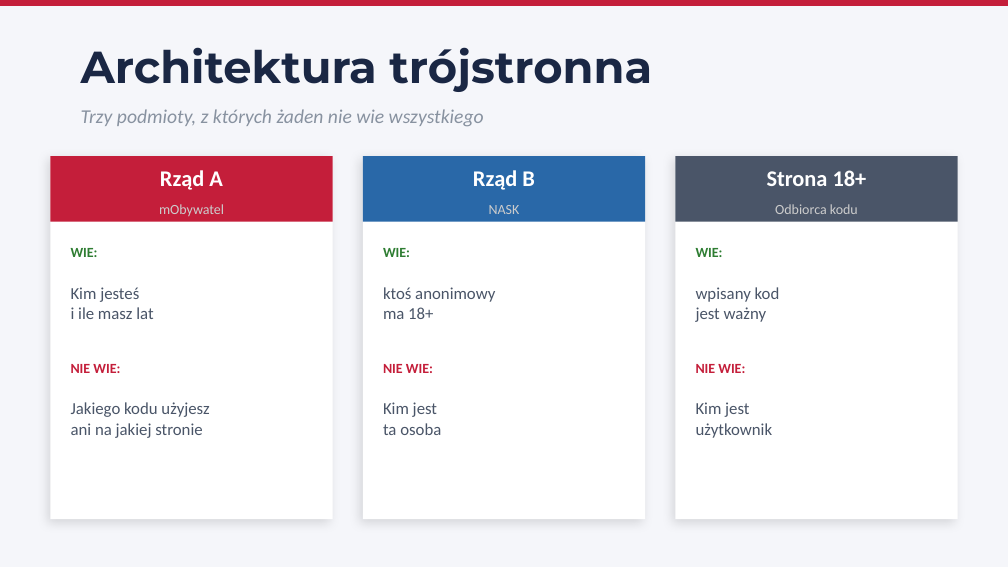
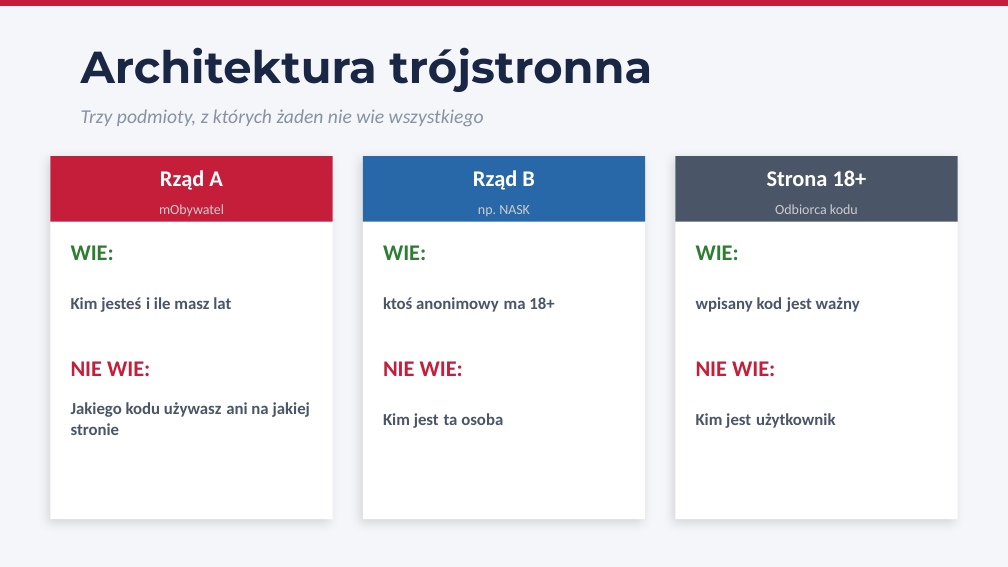
Before and after one commit to Inner-Savages/BKIHack2026, a slide deck: slide 3 of prezentacja.pptx. Drawn at 1008x567 pixels with LibreOffice and Linux fonts; fonts in the diff are those of the drawing. Boxes give left, top, right and bottom in pixels: in the first picture for what was removed or moved away, otherwise in the second. Text is boxed around its words. In the diff, an @@ line names an element or a change of style, - is before the commit and + after.

```diff
--- a/prezentacja.pptx
+++ b/prezentacja.pptx
@@ text at box(478, 205, 530, 216): text changed @@
-NASK
+np. NASK
@@ text at box(71, 297, 231, 312): text changed; bold on @@
-Kim jesteś
-i ile masz lat
+Kim jesteś i ile masz lat
@@ text at box(383, 297, 554, 312): text changed; bold on @@
-ktoś anonimowy
-ma 18+
+ktoś anonimowy ma 18+
@@ text at box(696, 297, 860, 312): text changed; bold on @@
-wpisany kod
-jest ważny
+wpisany kod jest ważny
@@ size 10 to 16 pt in 6 elements at box(71, 245, 114, 260), box(71, 361, 150, 376), box(383, 245, 426, 260), box(383, 361, 463, 376), box(696, 245, 739, 260), box(696, 361, 775, 376) @@
@@ text at box(71, 402, 310, 435): text changed; bold on @@
-Jakiego kodu użyjesz
-ani na jakiej stronie
+Jakiego kodu używasz ani na jakiej stronie
@@ text at box(383, 413, 503, 428): text changed; bold on @@
-Kim jest
-ta osoba
+Kim jest ta osoba
@@ text at box(696, 413, 836, 428): text changed; bold on @@
-Kim jest
-użytkownik
+Kim jest użytkownik
```
Also in this commit, not shown: 5 other slides changed, 1 slide added.
